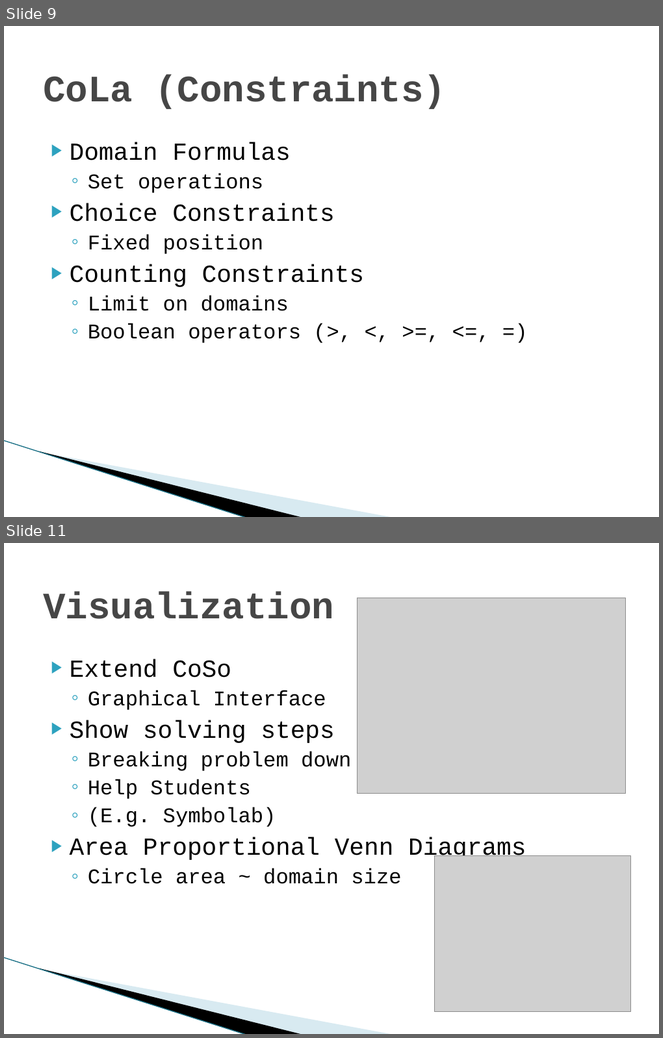
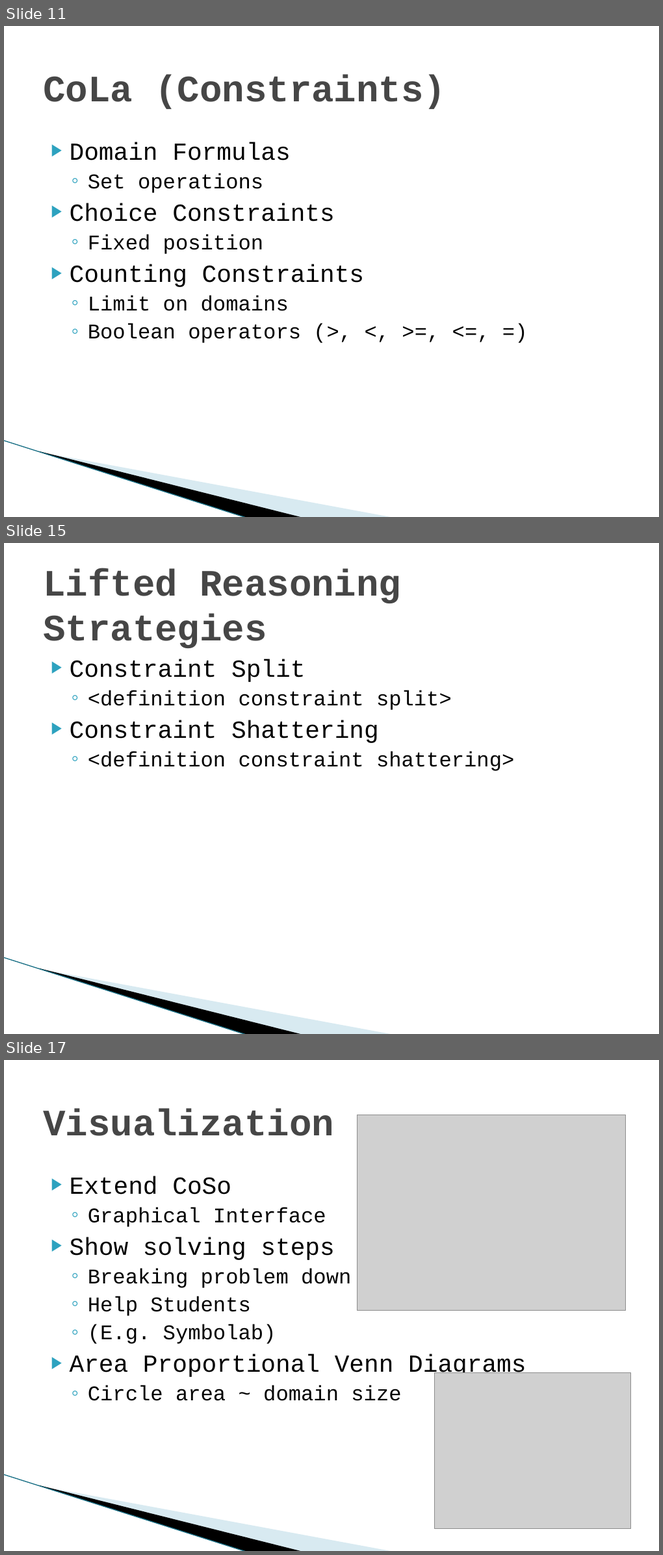
Before and after one commit to Mickaly13X/wv_project, a slide deck: Presentation.pptx. Shown one above the other, each under a label of ours: slides 9 and 11 before the commit, slides 11, 15 and 17 after it; the slides between them are not shown. The pictures are 663x1038 and 663x1555 pixels, drawn with LibreOffice and Linux fonts; fonts in the diff are those of the drawing; grey boxes stand for pictures; background and template pictures are left out. Boxes give left, top, right and bottom in pixels: in the first picture for what was removed or moved away, otherwise in the second. Text is boxed around its words. In the diff, an @@ line names an element or a change of style, - is before the commit and + after.

```diff
--- a/Presentation.pptx
+++ b/Presentation.pptx
@@ slide 15 added at box(4, 543, 659, 1034), background #FFFFFF; not listed: 3 template elements that a slide beside it also shows @@
@@ title added at box(43, 569, 401, 648), 41 pt, text #464646, bold @@
+Lifted Reasoning Strategies
@@ text added at box(70, 659, 514, 771), 23 pt, text #000000 @@
+▶ Constraint Split
+  ◦ <definition constraint split>
+▶ Constraint Shattering
+  ◦ <definition constraint shattering>
@@ what was slide 9 is now slide 11 @@
@@ what was slide 11 is now slide 17 @@
```
Also in this commit, not shown: 1 slide changed, 5 other slides added, 2 other files.
